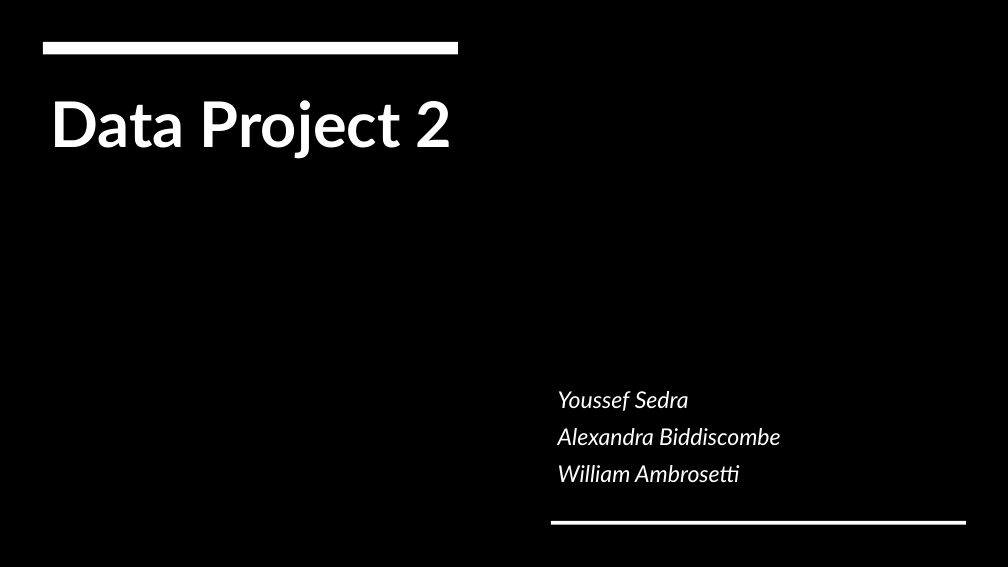
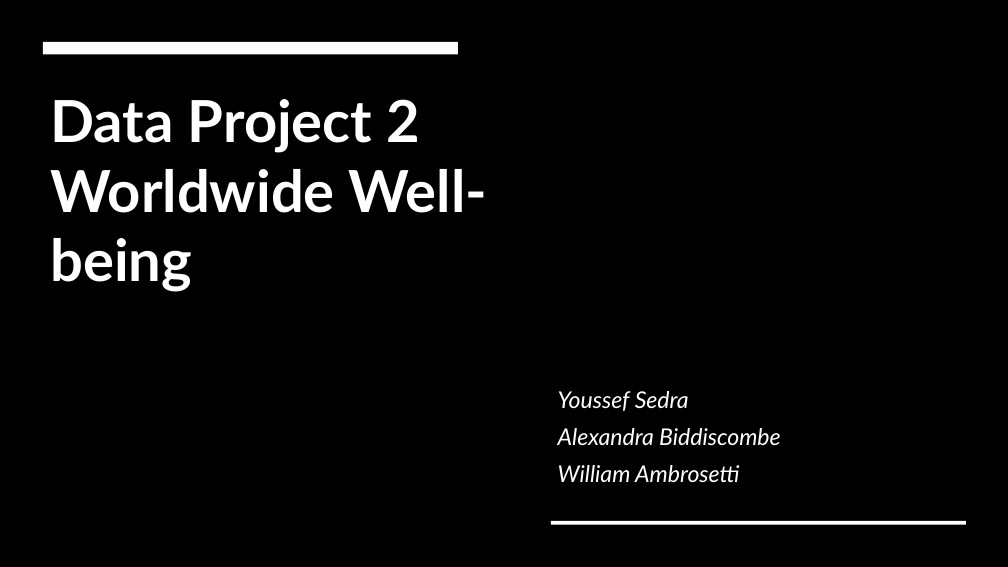
Before and after one commit to WiiLife/Data-project-in-R, a slide deck: slide 1 of ProjectPres.pptx. Drawn at 1008x567 pixels with LibreOffice and Linux fonts; fonts in the diff are those of the drawing; background and template pictures are left out. Boxes give left, top, right and bottom in pixels: in the first picture for what was removed or moved away, otherwise in the second. Text is boxed around its words. In the diff, an @@ line names an element or a change of style, - is before the commit and + after.

```diff
--- a/ProjectPres.pptx
+++ b/ProjectPres.pptx
@@ title at bbox=[50, 99, 488, 292]: text changed; size 60 to 55.2 pt @@
-Data Project 2
+Data Project 2
+Worldwide Well-being
```
Also in this commit, not shown: 1 other file.
